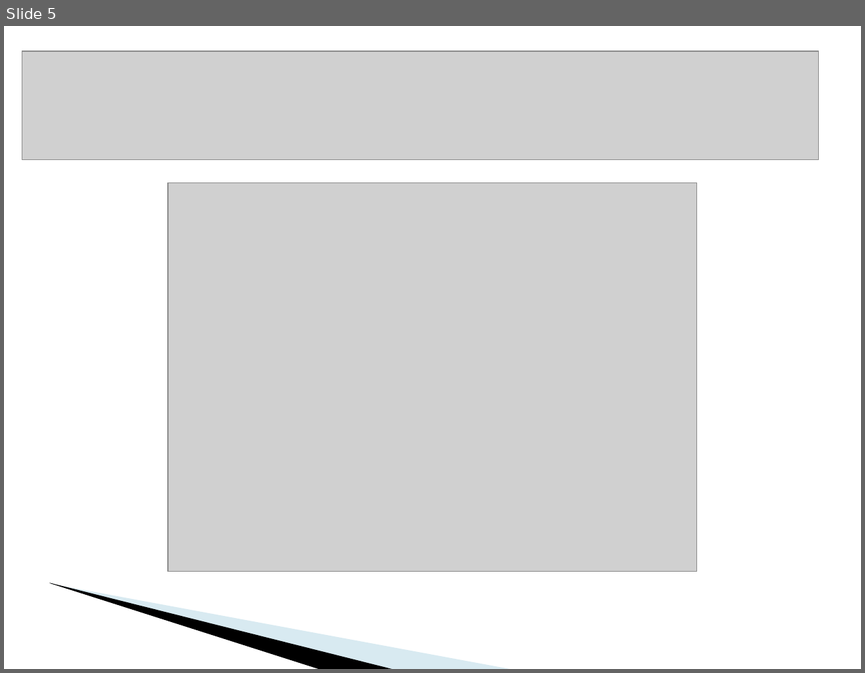
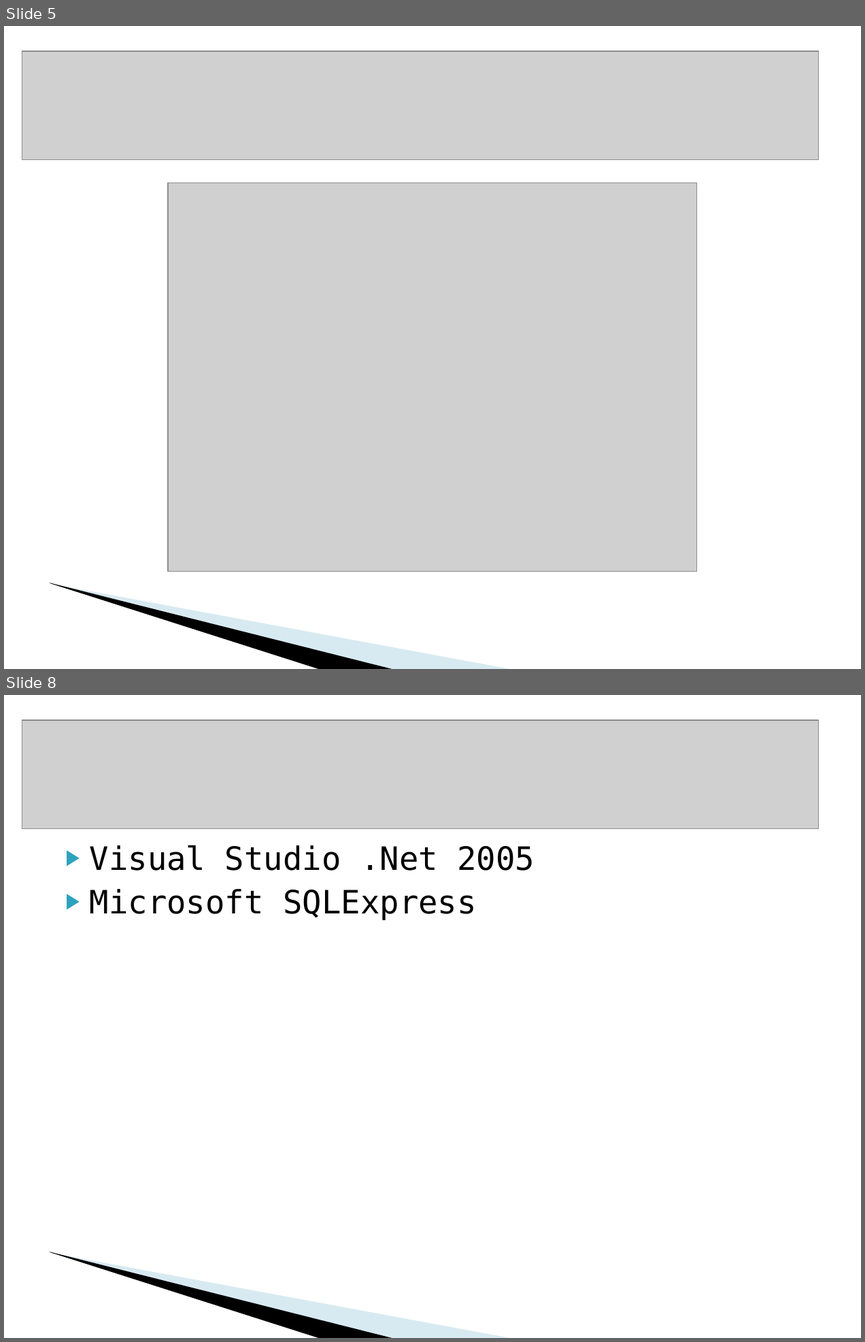
Before and after one commit to BackupTheBerlios/vacecontrolling-svn, a slide deck: docs/Präsentation.ppt. Shown one above the other, each under a label of ours: slide 5 before the commit, slides 5 and 8 after it; the slides between them are not shown. The pictures are 865x673 and 865x1342 pixels, drawn with LibreOffice and Linux fonts; fonts in the diff are those of the drawing; grey boxes stand for pictures; background and template pictures are left out. Boxes give left, top, right and bottom in pixels: in the first picture for what was removed or moved away, otherwise in the second. Text is boxed around its words. In the diff, an @@ line names an element or a change of style, - is before the commit and + after.

```diff
--- a/docs/Präsentation.ppt
+++ b/docs/Präsentation.ppt
@@ slide 8 added at [4,695,861,1338], background #FFFFFF; not listed: 2 template elements that a slide beside it also shows @@
@@ picture added at [22,720,818,829] @@
@@ text added at [90,845,534,920], 27 pt, text #000000 @@
+▶ Visual Studio .Net 2005
+▶ Microsoft SQLExpress
```
Also in this commit, not shown: 7 slides changed, 11 other slides added, 2 slides removed.
